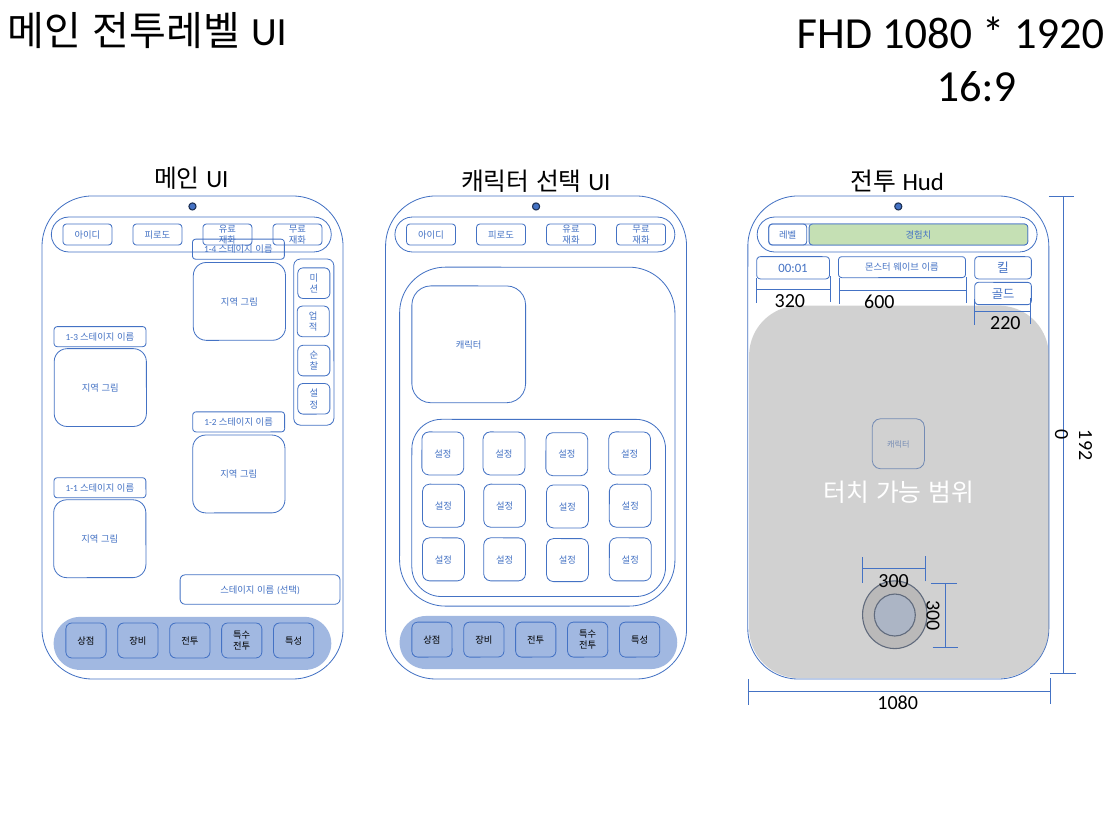
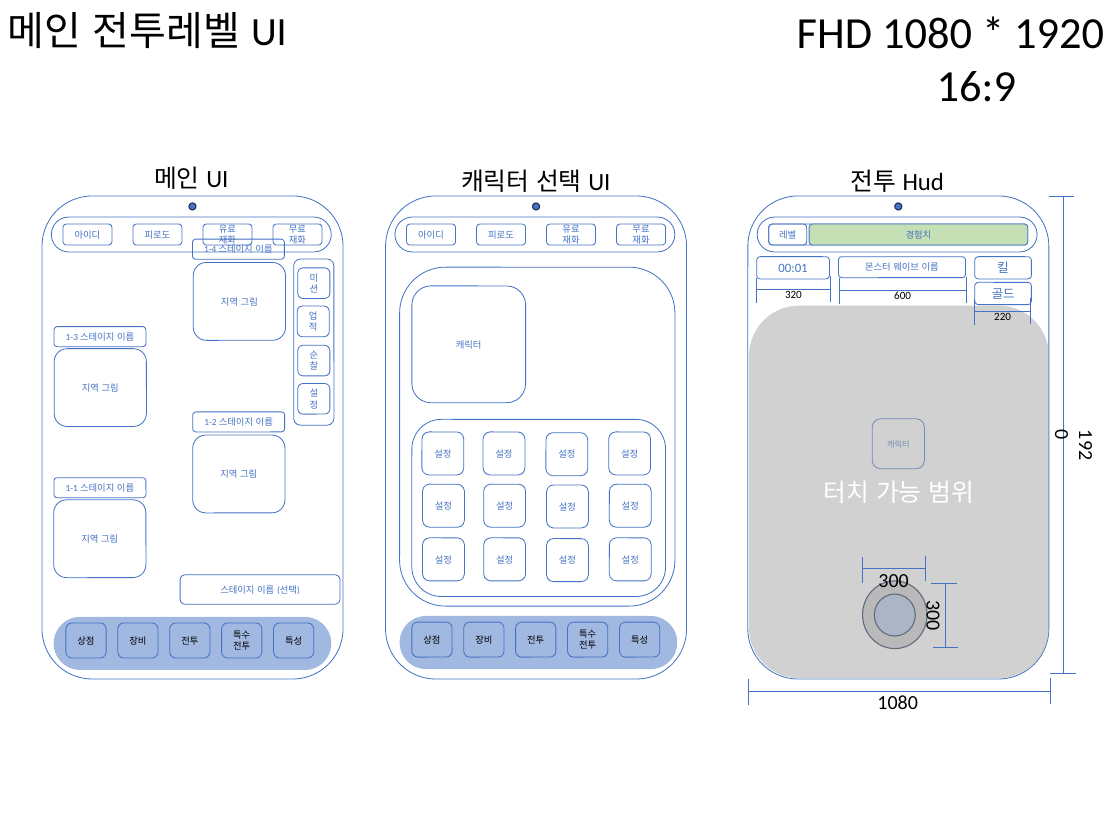
Before and after one commit to sms3072/wepatens, a slide deck: slide 5 of contents/동물서바이벌/동물서바이벌 ui 레이아웃.pptx. Drawn at 1120x840 pixels with LibreOffice and Linux fonts; fonts in the diff are those of the drawing. Boxes give left, top, right and bottom in pixels: in the first picture for what was removed or moved away, otherwise in the second. Text is boxed around its words. In the diff, an @@ line names an element or a change of style, - is before the commit and + after.

```diff
--- a/contents/동물서바이벌/동물서바이벌 ui 레이아웃.pptx
+++ b/contents/동물서바이벌/동물서바이벌 ui 레이아웃.pptx
@@ text "320": place and size @@
-text "320" at (775, 291, 805, 311)
+text "320" at (785, 289, 802, 298)
@@ text "600": place and size @@
-text "600" at (864, 292, 894, 308)
+text "600" at (894, 290, 911, 299)
@@ size 18 to 10 pt; alignment left to centre in 3 elements at (894, 290, 911, 299), (785, 289, 802, 298), (994, 311, 1011, 320) @@
```
Also in this commit, not shown: 18 other files.
